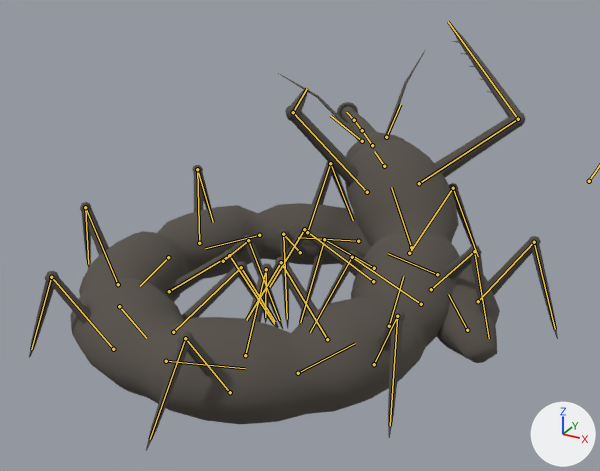
One commit to the glTF model content/art/models/whistler.glb: the scene before it, then after it.
Before and after are seen from a camera (50 mm lens) standing at (1.23, -2.34, 1.48) and looking at (-0.06, -0.01, 0.31). The axes (+X, +Y, +Z) are drawn at lower right. The lights are the same throughout. The picture after the commit comes second. Both versions are drawn at frame 32 of the action 'fold'; the numbers are the values there. The bones that change, and the others that lie on the model, are drawn over the model as lines.

The first picture shows 'body', 'head', 'legs'.
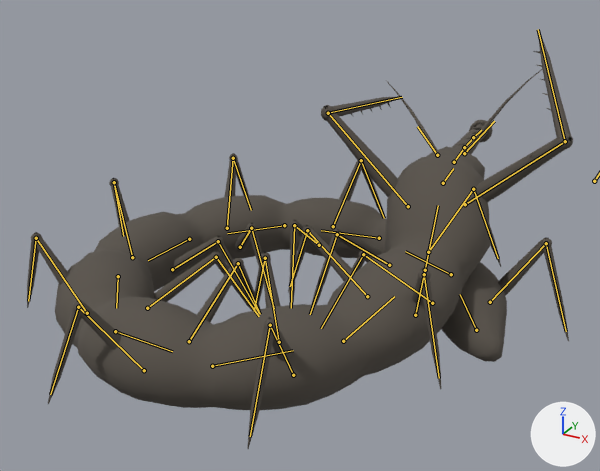
What differs and where, as boxes [x1, y1, x2, y2] in the pictures (600 x 471 px):
```json
{"object": "body", "change": "posed", "before": [70, 140, 500, 424], "after": [55, 123, 507, 410]}
{"object": "legs", "change": "posed", "before": [29, 21, 558, 451], "after": [27, 30, 573, 449]}
{"object": "head", "change": "posed", "before": [278, 51, 425, 161], "after": [386, 69, 542, 153]}
{"bone": "seg_01", "before": "(467, 330) to (448, 294)", "after": "(476, 330) to (460, 294)"}
{"bone": "seg_02", "before": "(437, 274) to (388, 253)", "after": "(451, 274) to (405, 251)"}
{"bone": "seg_03", "before": "(358, 241) to (298, 237)", "after": "(379, 238) to (321, 230)"}
{"bone": "seg_04", "before": "(259, 235) to (205, 248)", "after": "(284, 225) to (227, 233)"}
{"bone": "seg_05", "before": "(168, 257) to (140, 286)", "after": "(189, 239) to (148, 260)"}
{"bone": "seg_06", "before": "(119, 306) to (146, 338)", "after": "(118, 276) to (116, 308)"}
{"bone": "seg_07", "before": "(166, 361) to (245, 368)", "after": "(115, 331) to (172, 351)"}
{"bone": "seg_08", "before": "(298, 373) to (355, 343)", "after": "(212, 366) to (293, 350)"}
{"bone": "seg_09", "before": "(389, 326) to (403, 276)", "after": "(343, 341) to (394, 296)"}
```

Scene script edits in JSON lines:
```json
{"block": "bone_root", "where": "bone_root = bpy.data.objects['SK_Whistler'].pose.bones['root']"}
{"op": "set", "path": "bone_root.location", "old": "(0.579, 1.952, 0.0)", "new": "(0.603, 1.966, 0.0)"}
{"block": "bone_seg_01", "where": "bone_seg_01 = bpy.data.objects['SK_Whistler'].pose.bones['seg_01']  # child of 'root'"}
{"op": "set", "path": "bone_seg_01.rotation_quaternion", "old": "(0.956, 0.0, 0.0, 0.292)", "new": "(0.964, 0.0, 0.0, 0.267)", "note": "degrees (0, 0, 34) -> degrees (0, 0, 31)"}
{"block": "bone_seg_02", "where": "bone_seg_02 = bpy.data.objects['SK_Whistler'].pose.bones['seg_02']  # child of 'seg_01'"}
{"op": "set", "path": "bone_seg_02.rotation_quaternion", "old": "(0.949, 0.0, 0.0, 0.314)", "new": "(0.958, 0.0, 0.0, 0.287)", "note": "degrees (0, 0, 37) -> degrees (0, 0, 33)"}
{"block": "bone_seg_03", "where": "bone_seg_03 = bpy.data.objects['SK_Whistler'].pose.bones['seg_03']  # child of 'seg_02'"}
{"op": "set", "path": "bone_seg_03.rotation_quaternion", "old": "(0.942, 0.0, 0.0, 0.335)", "new": "(0.952, 0.0, 0.0, 0.307)", "note": "degrees (0, 0, 39) -> degrees (0, 0, 36)"}
{"block": "bone_seg_04", "where": "bone_seg_04 = bpy.data.objects['SK_Whistler'].pose.bones['seg_04']  # child of 'seg_03'"}
{"op": "set", "path": "bone_seg_04.rotation_quaternion", "old": "(0.934, 0.0, 0.0, 0.357)", "new": "(0.945, 0.0, 0.0, 0.327)", "note": "degrees (0, 0, 42) -> degrees (0, 0, 38)"}
{"block": "bone_seg_05", "where": "bone_seg_05 = bpy.data.objects['SK_Whistler'].pose.bones['seg_05']  # child of 'seg_04'"}
{"op": "set", "path": "bone_seg_05.rotation_quaternion", "old": "(0.935, 0.0, 0.0, 0.353)", "new": "(0.947, 0.0, 0.0, 0.322)", "note": "degrees (0, 0, 41) -> degrees (0, 0, 38)"}
{"block": "bone_seg_06", "where": "bone_seg_06 = bpy.data.objects['SK_Whistler'].pose.bones['seg_06']  # child of 'seg_05'"}
{"op": "set", "path": "bone_seg_06.rotation_quaternion", "old": "(0.917, 0.0, 0.0, 0.399)", "new": "(0.93, 0.0, 0.0, 0.367)", "note": "degrees (0, 0, 47) -> degrees (0, 0, 43)"}
{"block": "bone_seg_07", "where": "bone_seg_07 = bpy.data.objects['SK_Whistler'].pose.bones['seg_07']  # child of 'seg_06'"}
{"op": "set", "path": "bone_seg_07.rotation_quaternion", "old": "(0.908, 0.0, 0.0, 0.419)", "new": "(0.922, 0.019, 0.008, 0.386)", "note": "degrees (0, 0, 50) -> degrees (2, 0, 45)"}
{"block": "bone_seg_08", "where": "bone_seg_08 = bpy.data.objects['SK_Whistler'].pose.bones['seg_08']  # child of 'seg_07'"}
{"op": "set", "path": "bone_seg_08.rotation_quaternion", "old": "(0.898, 0.0, 0.0, 0.44)", "new": "(0.914, 0.019, 0.008, 0.405)", "note": "degrees (0, 0, 52) -> degrees (2, 0, 48)"}
{"block": "bone_seg_09", "where": "bone_seg_09 = bpy.data.objects['SK_Whistler'].pose.bones['seg_09']  # child of 'seg_08'"}
{"op": "set", "path": "bone_seg_09.rotation_quaternion", "old": "(0.957, 0.134, 0.036, 0.256)", "new": "(0.96, 0.109, 0.029, 0.257)", "note": "degrees (16, 0, 30) -> degrees (13, 0, 30)"}
```
